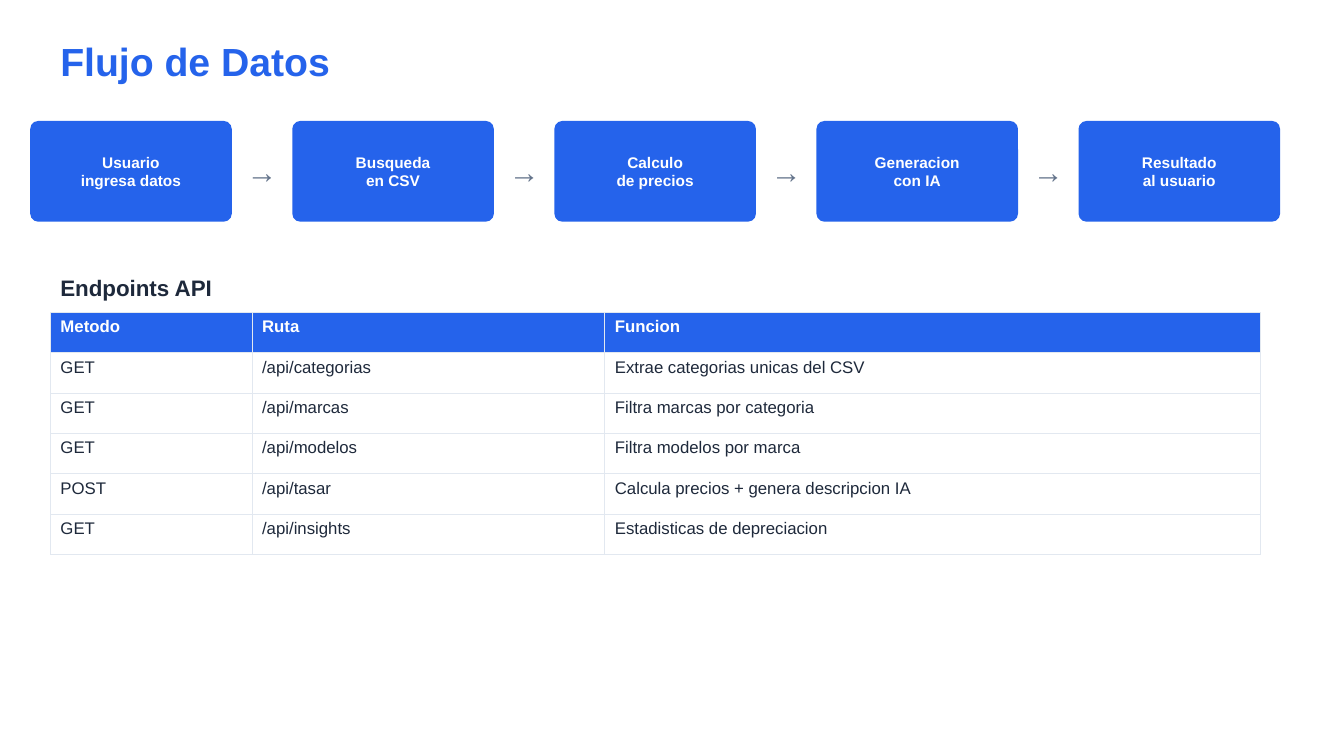
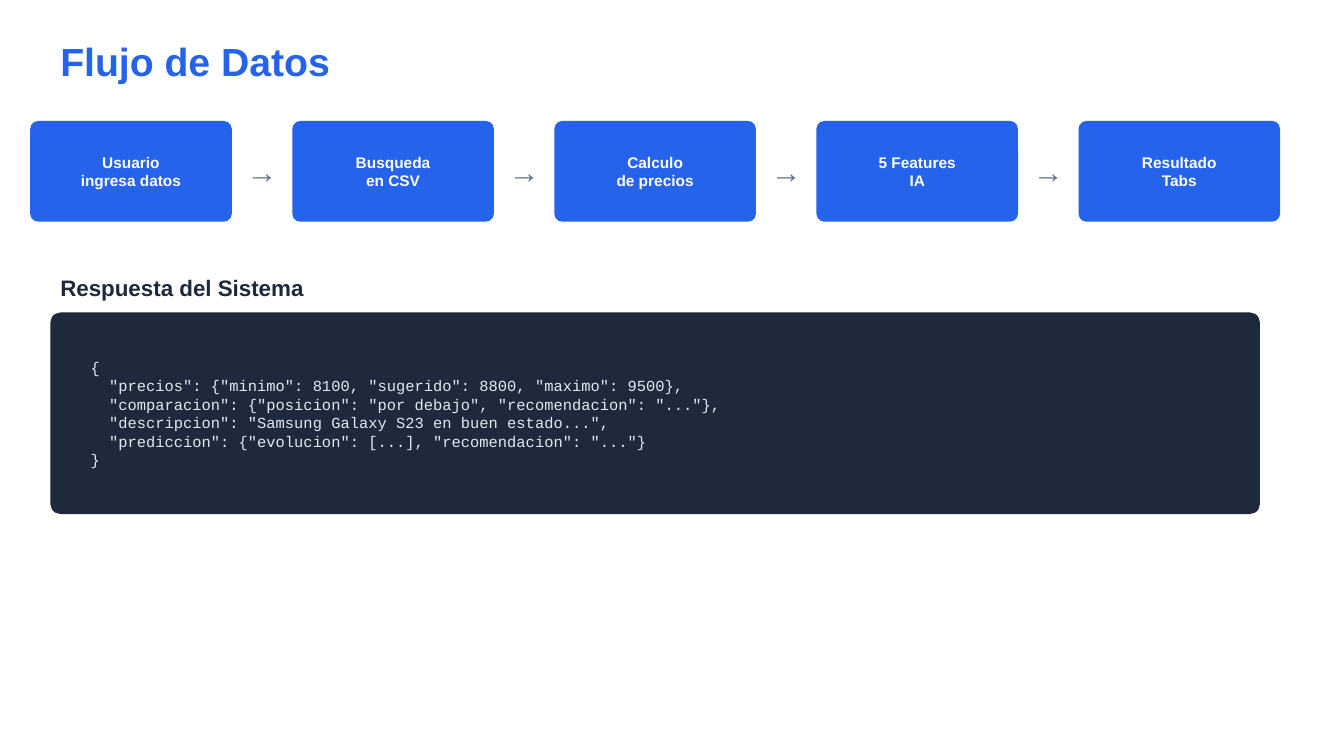
Before and after one commit to OscarEL1/smartvaluation, a slide deck: slide 14 of presentacion/SmartValuation_Presentacion.pptx (slide 12 before the commit). Drawn at 1344x756 pixels with LibreOffice and Linux fonts; fonts in the diff are those of the drawing. Boxes give left, top, right and bottom in pixels: in the first picture for what was removed or moved away, otherwise in the second. Text is boxed around its words. In the diff, an @@ line names an element or a change of style, - is before the commit and + after.

Commit message:
docs: actualizar contexto, presentacion HTML/PDF/PPTX con todas las features nuevas

```diff
--- a/presentacion/SmartValuation_Presentacion.pptx
+++ b/presentacion/SmartValuation_Presentacion.pptx
@@ text at (879, 157, 955, 186): text changed @@
-Generacion
-con IA
+5 Features
+IA
@@ text at (1162, 175, 1197, 186): text changed @@
-al usuario
+Tabs
@@ text at (60, 279, 304, 301): text changed @@
-Endpoints API
+Respuesta del Sistema
@@ table removed at (50, 313, 1260, 542), 6 rows, 3 columns @@
-Metodo | Ruta | Funcion
-GET | /api/categorias | Extrae categorias unicas del CSV
-GET | /api/marcas | Filtra marcas por categoria
-GET | /api/modelos | Filtra modelos por marca
-POST | /api/tasar | Calcula precios + genera descripcion IA
-GET | /api/insights | Estadisticas de depreciacion
@@ rounded rectangle added at (50, 313, 1260, 514), fill #1E293B @@
@@ text added at (109, 380, 684, 450), 11 pt, text #E2E8F0 @@
+{
+"precios": {"minimo": 8100, "sugerido": 8800, "maximo": 9500},
+"comparacion": {"posicion": "por debajo", "recomendacion": "..."},
+"descripcion": "Samsung Galaxy S23 en buen estado...",
+"prediccion": {"evolucion": [...], "recomendacion": "..."}
+}
```
Also in this commit, not shown: 5 other slides changed, 8 slides added, 2 slides removed, 5 other files.
